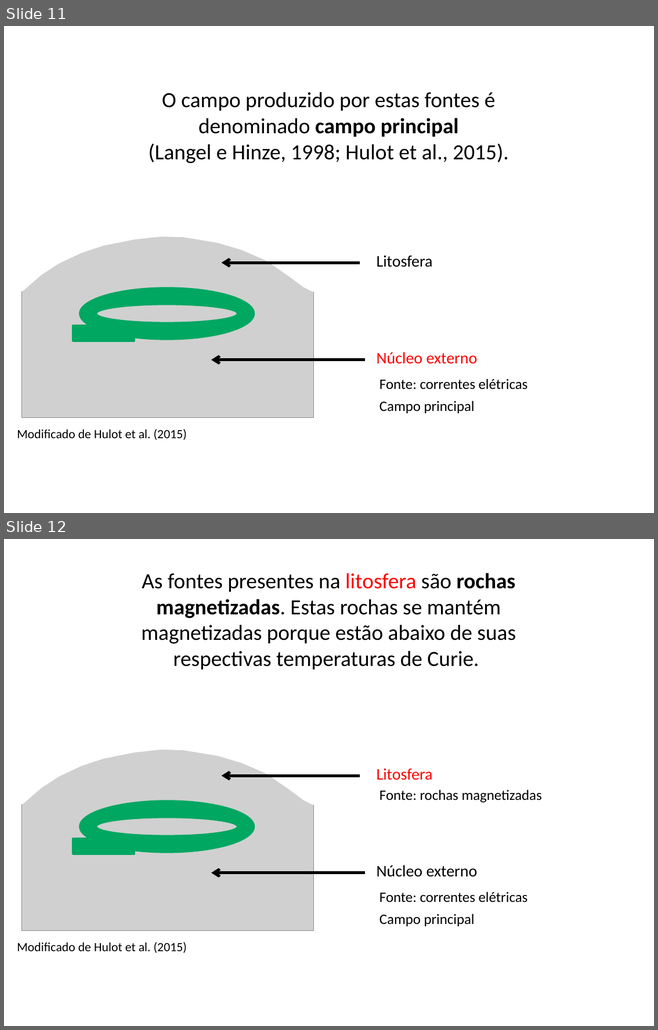
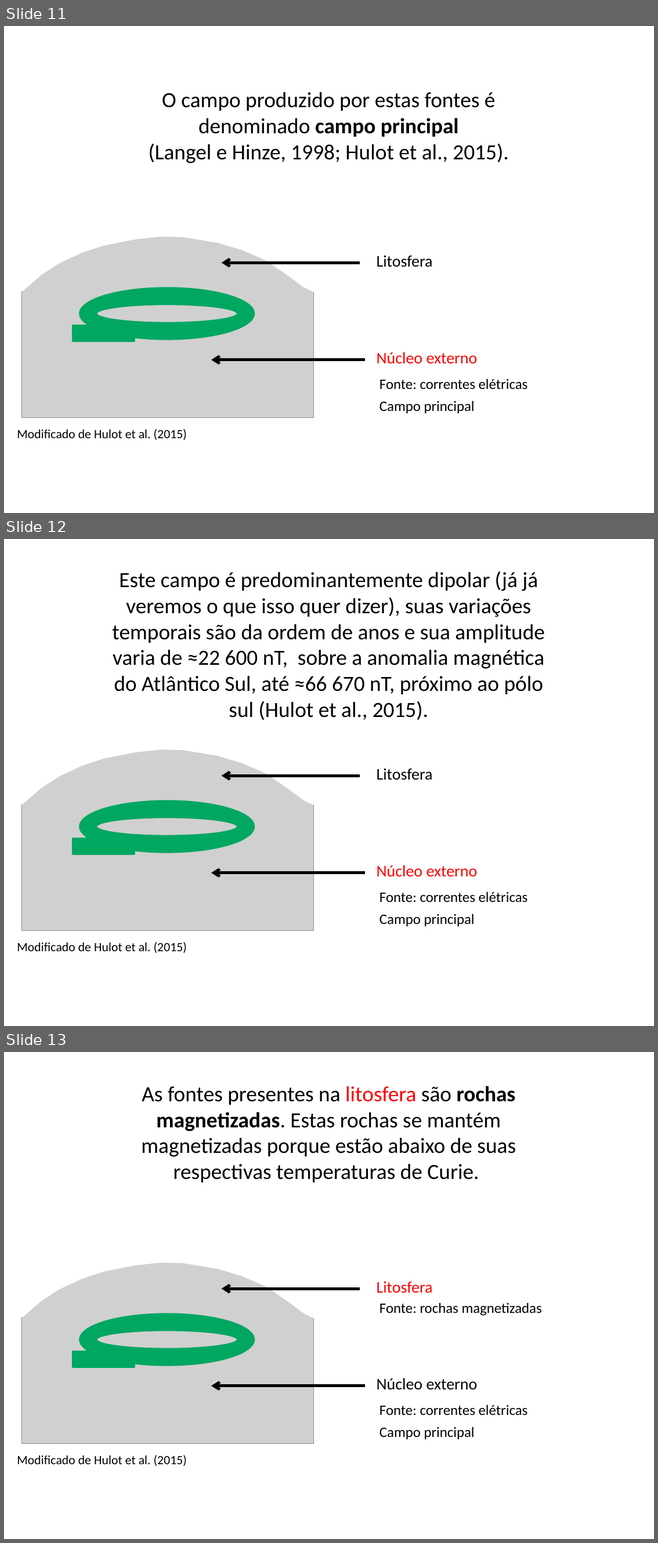
Before and after one commit to pinga-lab/CE-VII-SimBGf-2016, a slide deck: slides/4_anomalia_campo_total.pptx. Shown one above the other, each under a label of ours: slides 11 and 12 before the commit, slides 11, 12 and 13 after it. The pictures are 658x1030 and 658x1543 pixels, drawn with LibreOffice and Linux fonts; fonts in the diff are those of the drawing; grey boxes stand for pictures. Boxes give left, top, right and bottom in pixels: in the first picture for what was removed or moved away, otherwise in the second. Text is boxed around its words. In the diff, an @@ line names an element or a change of style, - is before the commit and + after.

Commit message:
descricao das componentes do campo geomagnetico

```diff
--- a/slides/4_anomalia_campo_total.pptx
+++ b/slides/4_anomalia_campo_total.pptx
@@ slide 12 added at bbox=[4, 539, 654, 1026], background #FFFFFF @@
@@ text added at bbox=[112, 571, 545, 720], 24 pt, text #000000 @@
+Este campo é predominantemente dipolar (já já veremos o que isso quer dizer), suas variações temporais são da ordem de anos e sua amplitude varia de ≈22 600 nT, sobre a anomalia magnética do Atlântico Sul, até ≈66 670 nT, próximo ao pólo sul (Hulot et al., 2015).
@@ freeform shape added at bbox=[21, 606, 314, 802], fill #FFFFFF, outline #FFFFFF 6 pt @@
@@ picture added at bbox=[22, 607, 314, 931] @@
@@ arrow added from (360, 776) to (221, 776), #000000 3 pt @@
@@ text added at bbox=[376, 768, 433, 780], 18 pt, text #000000 @@
+Litosfera
@@ donut added at bbox=[80, 801, 254, 853], fill #00A761, outline #00A761 2 pt @@
@@ rectangle added at bbox=[73, 839, 134, 855], fill #00A761, outline #00A761 2 pt @@
@@ text added at bbox=[376, 865, 477, 877], 18 pt, text #FF0000 @@
+Núcleo externo
@@ arrow added from (365, 873) to (211, 873), #000000 3 pt @@
@@ text added at bbox=[379, 892, 528, 902], 16 pt, text #000000 @@
+Fonte: correntes elétricas
@@ text added at bbox=[379, 914, 474, 926], 16 pt, text #000000 @@
+Campo principal
@@ text added at bbox=[17, 942, 187, 953], 14 pt, text #000000 @@
+Modificado de Hulot et al. (2015)
@@ what was slide 12 is now slide 13 @@
```
Also in this commit, not shown: 3 slides changed, 5 other slides added.
